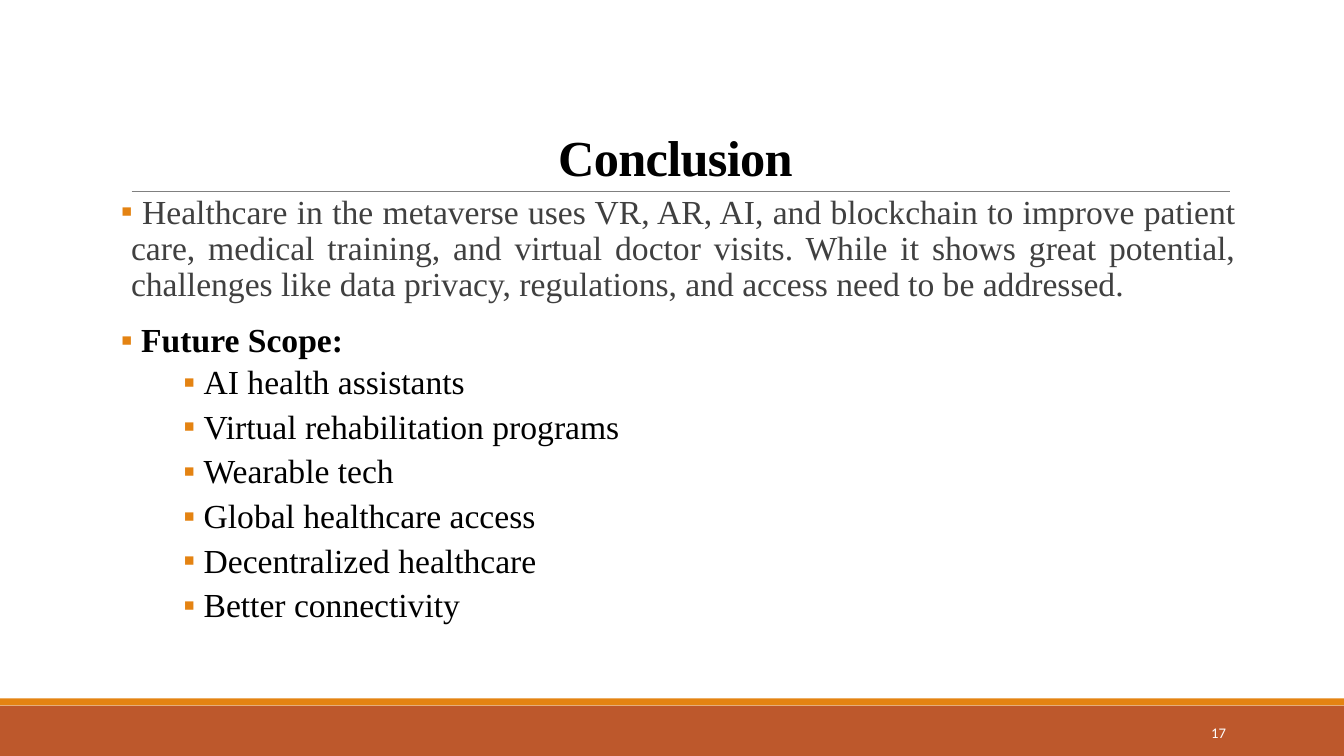
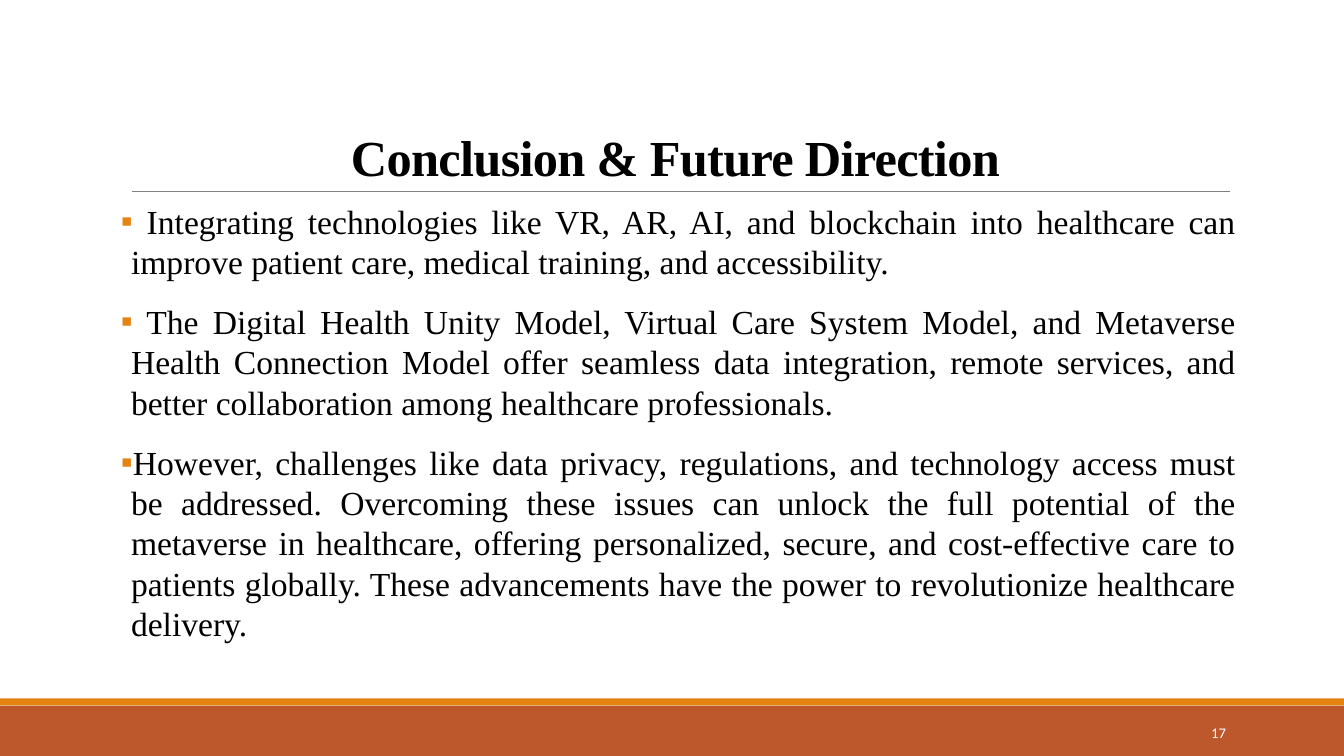
Before and after one commit to Devjethva1111/Metaverse-in-Healthcare, a slide deck: slide 17 of Seminar PPT/23MDS003 - Seminar.pptx. Drawn at 1344x756 pixels with LibreOffice and Linux fonts; fonts in the diff are those of the drawing. Boxes give left, top, right and bottom in pixels: in the first picture for what was removed or moved away, otherwise in the second. Text is boxed around its words. In the diff, an @@ line names an element or a change of style, - is before the commit and + after.

```diff
--- a/Seminar PPT/23MDS003 - Seminar.pptx
+++ b/Seminar PPT/23MDS003 - Seminar.pptx
@@ title at box(351, 141, 1000, 177): text changed @@
-Conclusion
+Conclusion & Future Direction
@@ text at box(131, 210, 1236, 642): text changed; text colour #404040 to #000000 @@
-▪ Healthcare in the metaverse uses VR, AR, AI, and blockchain to improve patient care, medical training, and virtual doctor visits. While it shows great potential, challenges like data privacy, regulations, and access need to be addressed.
-▪ Future Scope:
-      ▪ AI health assistants
-      ▪ Virtual rehabilitation programs
-      ▪ Wearable tech
-      ▪ Global healthcare access
-      ▪ Decentralized healthcare
-      ▪ Better connectivity
+▪ Integrating technologies like VR, AR, AI, and blockchain into healthcare can improve patient care, medical training, and accessibility.
+▪ The Digital Health Unity Model, Virtual Care System Model, and Metaverse Health Connection Model offer seamless data integration, remote services, and better collaboration among healthcare professionals.
+▪ However, challenges like data privacy, regulations, and technology access must be addressed. Overcoming these issues can unlock the full potential of the metaverse in healthcare, offering personalized, secure, and cost-effective care to patients globally. These advancements have the power to revolutionize healthcare delivery.
```
Also in this commit, not shown: 13 other slides changed, 1 slide added, 2 other files.
